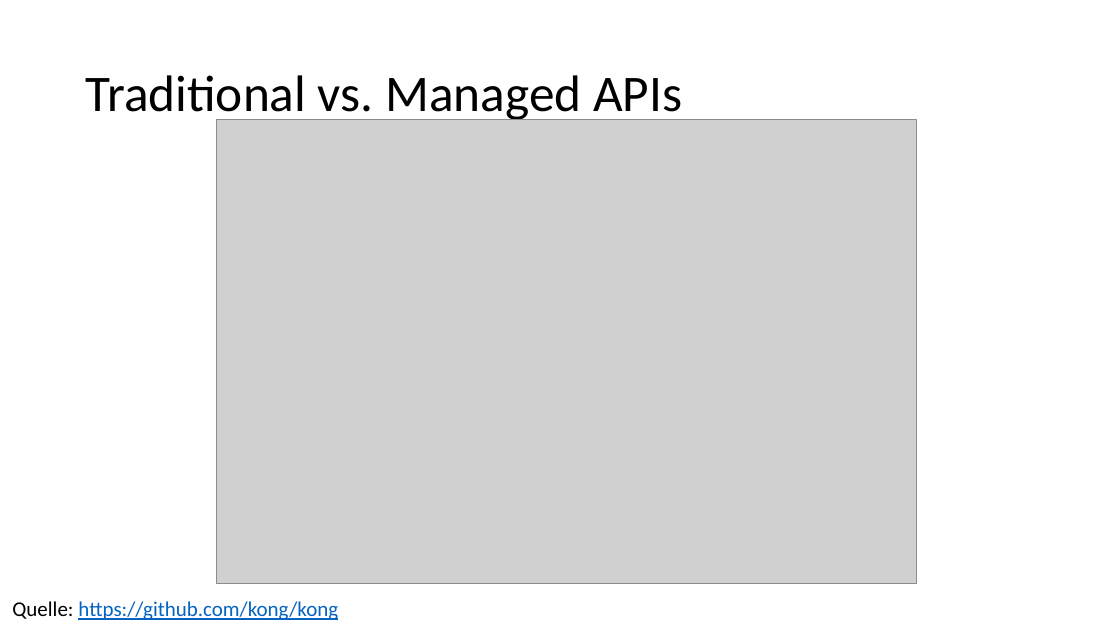
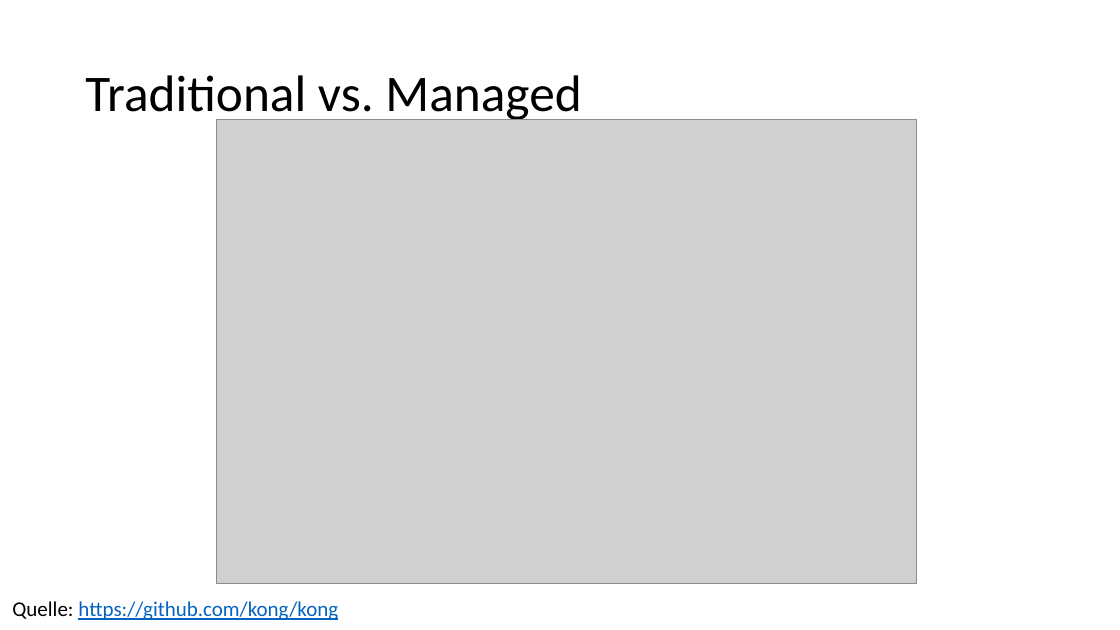
Before and after one commit to danielwagn3r/apimgmt-workshop, a slide deck: slide 9 of API Gateway.pptx (slide 7 before the commit). Drawn at 1120x630 pixels with LibreOffice and Linux fonts; fonts in the diff are those of the drawing; grey boxes stand for pictures. Boxes give left, top, right and bottom in pixels: in the first picture for what was removed or moved away, otherwise in the second. Text is boxed around its words. In the diff, an @@ line names an element or a change of style, - is before the commit and + after.

```diff
--- a/API Gateway.pptx
+++ b/API Gateway.pptx
@@ title at bbox=[85, 75, 581, 123]: text changed @@
-Traditional vs. Managed APIs
+Traditional vs. Managed
```
Also in this commit, not shown: 7 other slides changed, 22 slides added, 2 slides removed, 1 other file.
